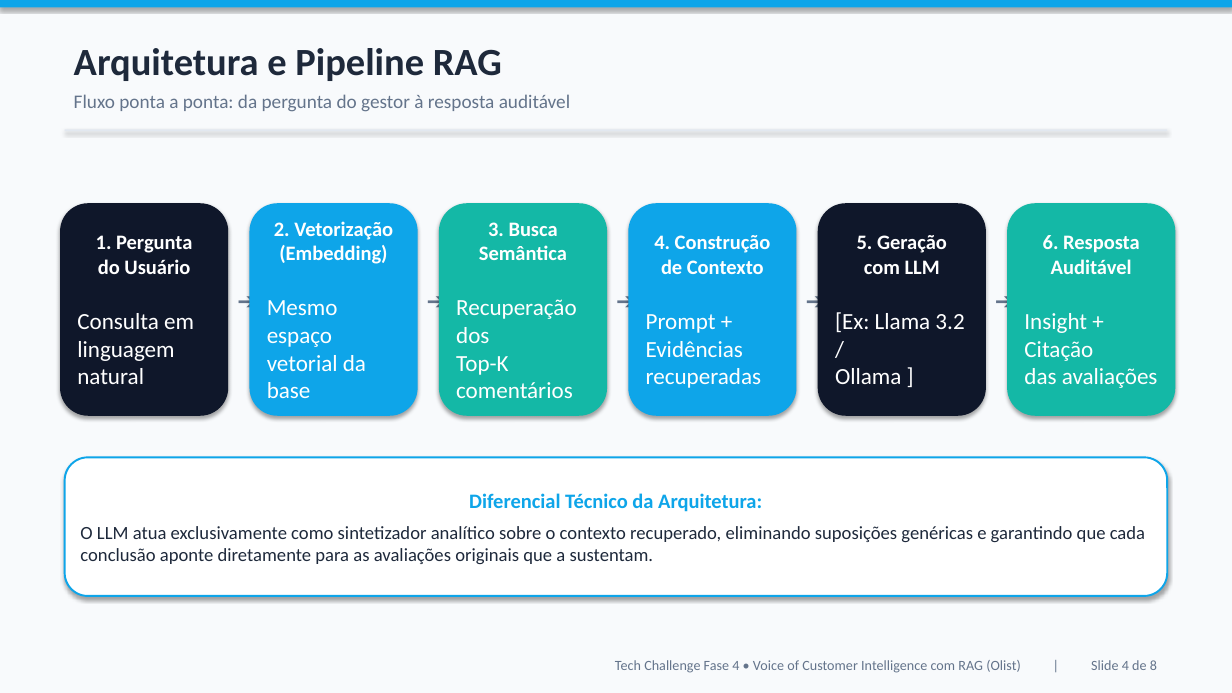
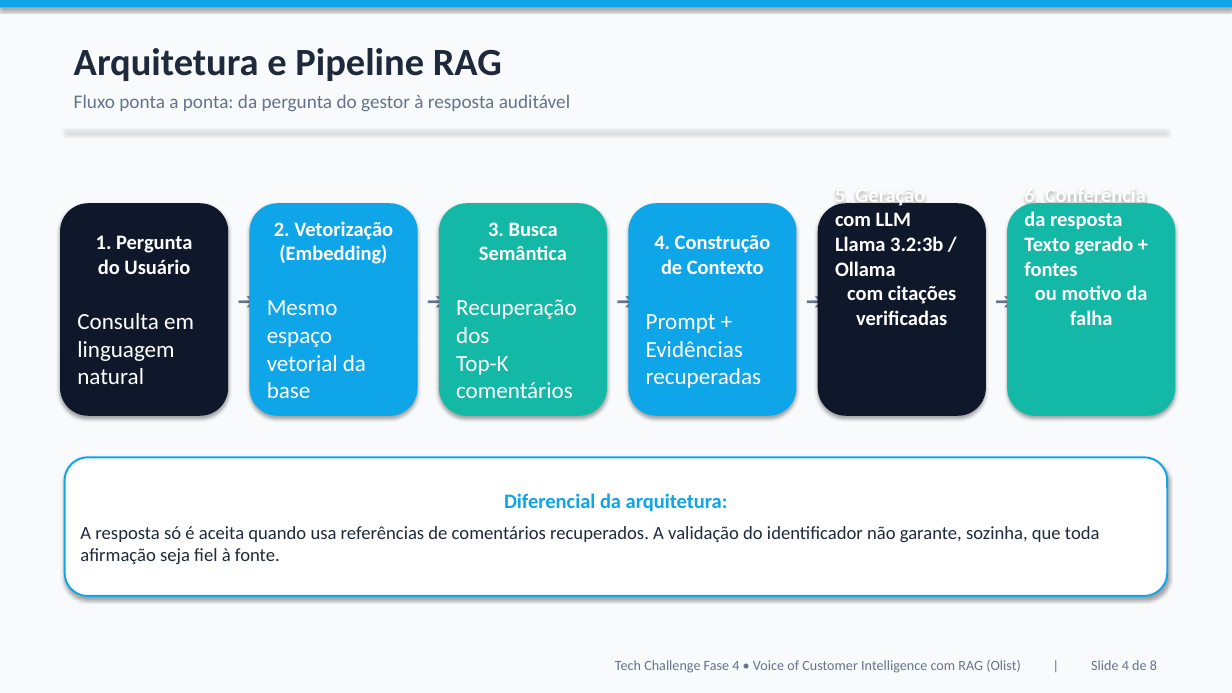
Before and after one commit to zv-bryan/FIAP-TECH-CHALLENGE-FASE-04, a slide deck: slide 4 of slides/TechChallenge_Fase4_RAG_Olist.pptx. Drawn at 1232x693 pixels with LibreOffice and Linux fonts; fonts in the diff are those of the drawing. Boxes give left, top, right and bottom in pixels: in the first picture for what was removed or moved away, otherwise in the second. Text is boxed around its words. In the diff, an @@ line names an element or a change of style, - is before the commit and + after.

```diff
--- a/slides/TechChallenge_Fase4_RAG_Olist.pptx
+++ b/slides/TechChallenge_Fase4_RAG_Olist.pptx
@@ text in rounded rectangle at (835,198,957,325): text changed; size 18 to 16 pt; bold on @@
-5. Geração
-com LLM
-[Ex: Llama 3.2 /
-Ollama ]
+5. Geração
+com LLM
+Llama 3.2:3b / Ollama
+com citações verificadas
@@ text in rounded rectangle at (1024,195,1147,325): text changed; size 18 to 16 pt; bold on @@
-6. Resposta
-Auditável
-Insight + Citação
-das avaliações
+6. Conferência
+da resposta
+Texto gerado + fontes
+ou motivo da falha
@@ text in rounded rectangle at (80,493,1100,564): text changed @@
-Diferencial Técnico da Arquitetura:
-O LLM atua exclusivamente como sintetizador analítico sobre o contexto recuperado, eliminando suposições genéricas e garantindo que cada conclusão aponte diretamente para as avaliações originais que a sustentam.
+Diferencial da arquitetura:
+A resposta só é aceita quando usa referências de comentários recuperados. A validação do identificador não garante, sozinha, que toda afirmação seja fiel à fonte.
```
Also in this commit, not shown: 3 other slides changed, 26 other files.
